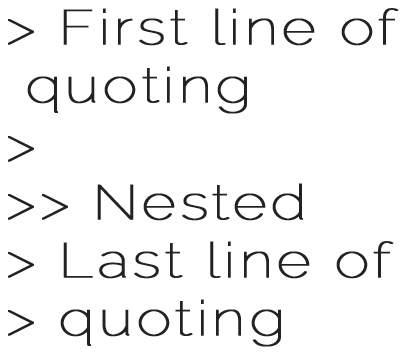
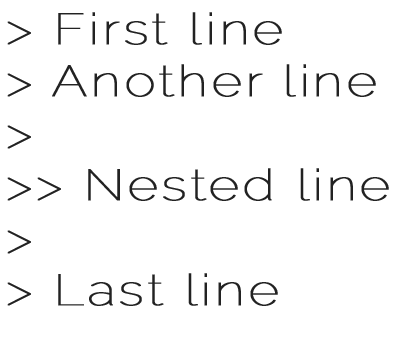
Layers edited between the first and the second (400, 356) image:
renamed "> First line of quoting > >> Nested > Last line of > quoting" to "> First line > Another line > >> Nested line > > Last line", painted on it over (7, 8, 399, 347)
